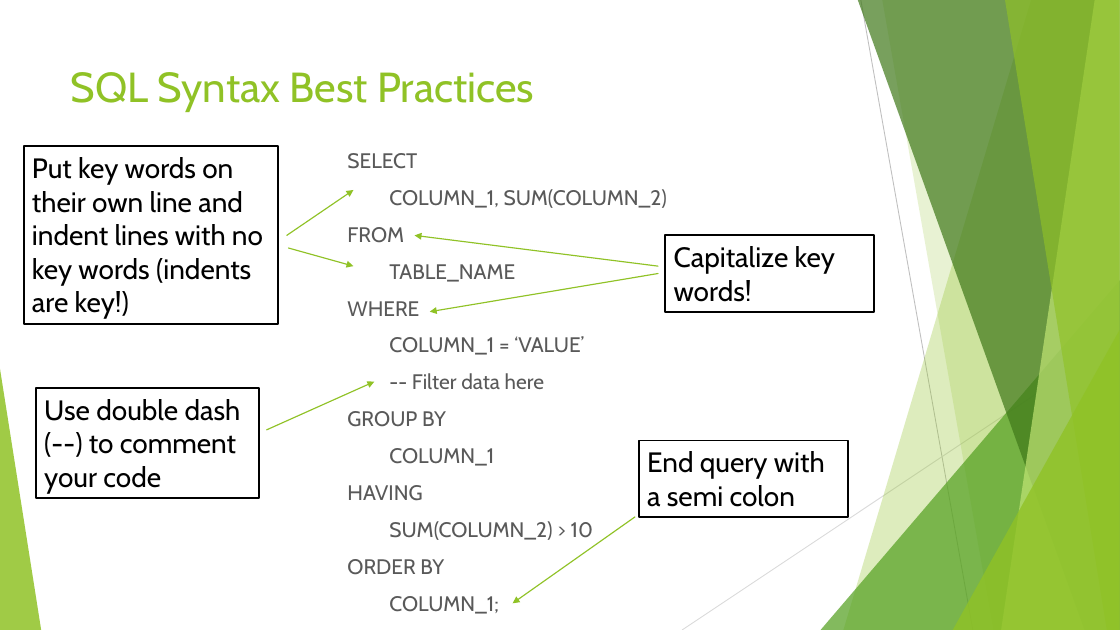
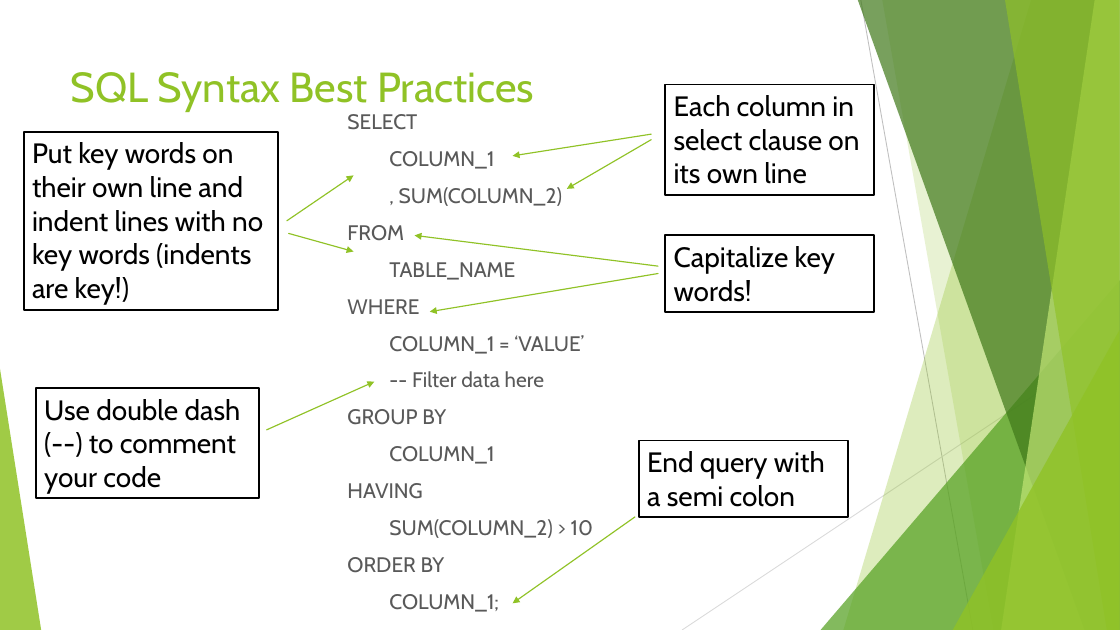
Before and after one commit to seanscott1991/Duke_SQL4DQA, a slide deck: slide 19 of Slides/Week 1 Lecture Slides.pptx. Drawn at 1120x630 pixels with LibreOffice and Linux fonts; fonts in the diff are those of the drawing. Boxes give left, top, right and bottom in pixels: in the first picture for what was removed or moved away, otherwise in the second. Text is boxed around its words. In the diff, an @@ line names an element or a change of style, - is before the commit and + after.

```diff
--- a/Slides/Week 1 Lecture Slides.pptx
+++ b/Slides/Week 1 Lecture Slides.pptx
@@ rectangle added at (x1=665, y1=85, x2=875, y2=195), fill #FFFFFF, outline #000000 1.5 pt, 24 pt, text #000000 @@
+Each column in select clause on its own line
@@ text "SELECT" moved from (x1=347, y1=153, x2=667, y2=614) to (x1=347, y1=114, x2=593, y2=612) @@
@@ arrow added from (651, 134) to (513, 156), #90C226 1 pt @@
@@ arrow added from (651, 139) to (567, 189), #90C226 1 pt @@
@@ text at (x1=389, y1=151, x2=562, y2=206): text changed @@
-COLUMN_1, SUM(COLUMN_2)
+COLUMN_1
+, SUM(COLUMN_2)
@@ 2 arrows, 1 rectangle moved together from (x1=24, y1=146, x2=354, y2=324) to (x1=24, y1=132, x2=354, y2=310) @@
```
Also in this commit, not shown: 1 other slide changed.
